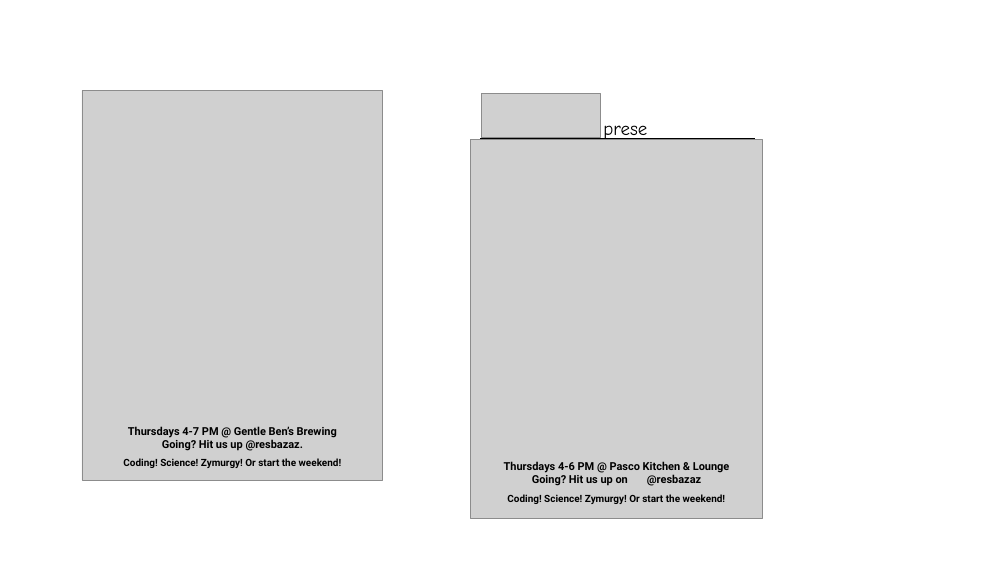
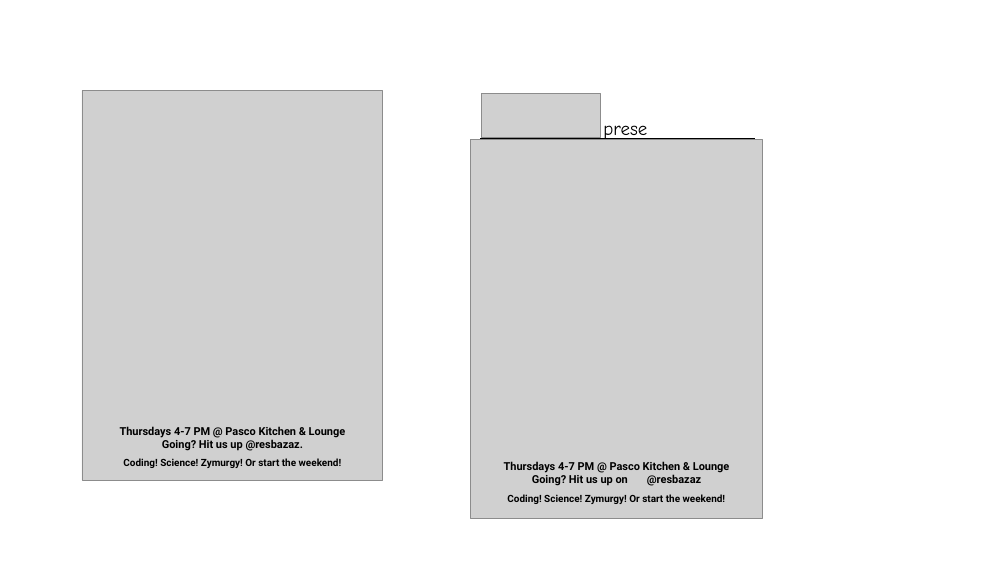
Before and after one commit to resbazaz/resbazaz_promotional_materials, a slide deck: slide 4 of material_design/ResBazAZ_advertising.pptx. Drawn at 1008x567 pixels with LibreOffice and Linux fonts; fonts in the diff are those of the drawing; grey boxes stand for pictures; background and template pictures are left out. Boxes give left, top, right and bottom in pixels: in the first picture for what was removed or moved away, otherwise in the second. Text is boxed around its words. In the diff, an @@ line names an element or a change of style, - is before the commit and + after.

Commit message:
Updated Pasco All Day Happy Hour Thirsty Thursday. To quote Julian: Ermahgerd

```diff
--- a/material_design/ResBazAZ_advertising.pptx
+++ b/material_design/ResBazAZ_advertising.pptx
@@ text at [120, 426, 346, 438]: text changed @@
-Thursdays 4-7 PM @ Gentle Ben’s Brewing
+Thursdays 4-7 PM @ Pasco Kitchen & Lounge
@@ text at [504, 461, 730, 473]: text changed @@
-Thursdays 4-6 PM @ Pasco Kitchen & Lounge
+Thursdays 4-7 PM @ Pasco Kitchen & Lounge
```
Also in this commit, not shown: 1 other file.
